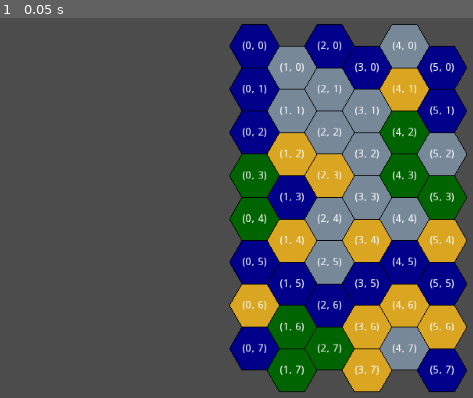
Above: before the commit, frame 1.
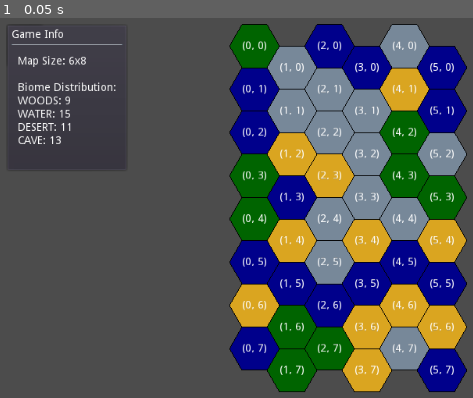
Above: after the commit, the same moment.

Repository: vgMonky/hexa_survival
Game: Godot game, scene res://hex_survival/main.tscn
Same seed, same stepped clock (60 frames per second), same inputs: the game is played once before the commit and once after it.
Inputs:
- Up to frame 1 (0.05 s): no input

The runs differ from the first frame. In frame 1, 1.8% of the frame differs, in the area x 2-59%, y 1-34%.

Commit message:
simplified State manager process when applying events

Diff:
--- a/hex_survival/game/events/map_events.gd
+++ b/hex_survival/game/events/map_events.gd
@@ -1,23 +1,51 @@
+# map_events.gd
 class_name MapEvents
 extends Reference
 
-const SET_BIOMES = "set_biomes"
+class SetBiomesHandler extends Reference:
+	func process(state: GameState) -> Dictionary:
+		var new_hexes = {}
+		for pos in state.map_data.hexes:
+			var hex_data = state.map_data.hexes[pos].duplicate(true)
+			var biome_type = BiomeTypes.get_random_type()
+			hex_data.biome = biome_type
+			hex_data.biome_data = BiomeTypes.get_data(biome_type)
+			new_hexes[pos] = hex_data
 
-static func set_biomes() -> Dictionary:
-	return {
-		"type": SET_BIOMES
-	}
+		state.map_data.hexes = new_hexes
+		return {
+			"type": "set_biomes",
+			"hexes": new_hexes
+		}
 
-static func process_set_biomes(state: GameState) -> Dictionary:
-	var new_hexes = {}
-	for pos in state.map_data.hexes:
-		var hex_data = state.map_data.hexes[pos].duplicate(true)
-		var biome_type = BiomeTypes.get_random_type()
-		hex_data.biome = biome_type
-		hex_data.biome_data = BiomeTypes.get_data(biome_type)
-		new_hexes[pos] = hex_data
+class TransformBiomeHandler extends Reference:
+	var position: Vector2
+	var new_biome: String
 
-	return {
-		"type": SET_BIOMES,
-		"hexes": new_hexes
-	}
+	func _init(pos: Vector2, biome: String):
+		position = pos
+		new_biome = biome
+
+	func process(state: GameState) -> Dictionary:
+		if not state.map_data.hexes.has(position):
+			return {}  # Return empty if position invalid
+
+		var hex_data = state.map_data.hexes[position].duplicate(true)
+		hex_data.biome = new_biome
+		hex_data.biome_data = BiomeTypes.get_data(new_biome)
+		state.map_data.hexes[position] = hex_data
+
+		return {
+			"type": "transform_biome",
+			"position": position,
+			"old_biome": state.map_data.hexes[position].biome,
+			"new_biome": new_biome
+		}
+
+static func set_biomes() -> StateChange:
+	var handler = SetBiomesHandler.new()
+	return StateChange.new(handler, "process")
+
+static func transform_biome(pos: Vector2, new_biome: String) -> StateChange:
+	var handler = TransformBiomeHandler.new(pos, new_biome)
+	return StateChange.new(handler, "process")
--- a/hex_survival/game/state/game_state.gd
+++ b/hex_survival/game/state/game_state.gd
@@ -1,10 +1,16 @@
-# game/state/game_state.gd
+# game_state.gd
 class_name GameState
 extends Reference
 
 var map_data: Dictionary
 
-func _init(width: int, height: int) -> void:
-	var map = Map.new(width, height)
-	map.initialize()
-	map_data = map.to_dict()
+func _init(width: int = 0, height: int = 0) -> void:
+	if width > 0 and height > 0:
+		var map = Map.new(width, height)
+		map.initialize()
+		map_data = map.to_dict()
+
+func duplicate() -> Reference:
+	var new_state = get_script().new()  # Creates new instance of same class
+	new_state.map_data = map_data.duplicate(true)
+	return new_state
--- /dev/null
+++ b/hex_survival/game/state/state_change.gd
@@ -0,0 +1,13 @@
+# state_change.gd
+class_name StateChange
+extends Reference
+
+var _handler: Object
+var _method: String
+
+func _init(handler_obj: Object, method_name: String):
+	_handler = handler_obj
+	_method = method_name
+
+func execute(state: GameState) -> Dictionary:
+	return _handler.call(_method, state)
--- a/hex_survival/game/state/state_manager.gd
+++ b/hex_survival/game/state/state_manager.gd
@@ -1,5 +1,18 @@
+# state_manager.gd
 class_name StateManager
 extends Node
+
+# StateManager's responsibilities:
+# 1. Hold the current game state
+# 2. Apply state changes through events
+# 3. Notify observers when state changes
+# 4. Provide queries to safely read state
+#
+# StateManager should NOT:
+# 1. Contain game logic (that goes in events)
+# 2. Modify state directly (only through events)
+# 3. Handle view/UI logic
+# 4. Store temporary/computed data
 
 signal state_updated
 
@@ -10,35 +23,17 @@
 	print("StateManager initialized")
 
 func initialize(width: int, height: int) -> void:
+	randomize()
 	current_state = GameState.new(width, height)
 	queries = StateQueries.new(self)
 	print("State initialized with map size: ", width, "x", height)
 	apply_state_change(MapEvents.set_biomes())
 	emit_signal("state_updated")
 
-func apply_state_change(event: Dictionary) -> void:
-	var changes = _process_event(event)
-	if changes.empty():
-		return
-
-	var new_state = _apply_changes(changes)
-	if new_state:
+func apply_state_change(change: StateChange) -> void:
+	var new_state = current_state.duplicate()
+	var changes = change.execute(new_state)
+	if changes:
 		current_state = new_state
 		emit_signal("state_updated")
-		print("Applied event: ", event.type)
-
-func _process_event(event: Dictionary) -> Dictionary:
-	match event.type:
-		MapEvents.SET_BIOMES:
-			return MapEvents.process_set_biomes(current_state)
-	return {}
-
-func _apply_changes(changes: Dictionary) -> GameState:
-	var new_state = GameState.new(current_state.map_data.width, current_state.map_data.height)
-	new_state.map_data = current_state.map_data.duplicate(true)
-
-	match changes.type:
-		MapEvents.SET_BIOMES:
-			new_state.map_data.hexes = changes.hexes
-
-	return new_state
+		print("Applied changes: ", changes.type)
--- a/hex_survival/main.gd
+++ b/hex_survival/main.gd
@@ -13,12 +13,18 @@
 	map_view_container = MapViewContainer.new(state_manager)
 	add_child(map_view_container)
 
+	# Create info panel
+	var info_panel = GameInfoPanel.new(state_manager)
+	add_child(info_panel)
+	info_panel.rect_position = Vector2(50, 50)  # Set initial position
 
 	# Print sample of hex information
 	print("\nSample of hex tiles:")
 	print_hex_at(Vector2(0, 0))
 	print_hex_at(Vector2(3, 2))
 	print_hex_at(Vector2(6, 4))
+
+	state_manager.apply_state_change(MapEvents.transform_biome(Vector2(0, 0), "WOODS"))
 
 func print_hex_at(pos: Vector2) -> void:
 	var hex = state_manager.queries.get_hex_at(pos)
--- /dev/null
+++ b/hex_survival/view/ui/base_ui_panel.gd
@@ -0,0 +1,62 @@
+# view/ui/base_ui_panel.gd
+class_name BaseUIPanel
+extends Control
+
+var dragging := false
+var drag_start_position := Vector2()
+var title := "Panel"
+var min_size := Vector2(200, 100)
+
+# Reference to content container for child classes
+var content_container: MarginContainer
+
+func _init(panel_title: String = "Panel") -> void:
+	title = panel_title
+	# Set up the basic structure in _init instead of _ready
+	_setup_panel()
+
+func _setup_panel() -> void:
+	# Set minimum size
+	rect_min_size = min_size
+
+	# Create panel container
+	var panel = PanelContainer.new()
+	add_child(panel)
+
+	# Create main VBox
+	var vbox = VBoxContainer.new()
+	panel.add_child(vbox)
+
+	# Create title bar
+	var title_bar = HBoxContainer.new()
+	title_bar.add_constant_override("separation", 8)
+	vbox.add_child(title_bar)
+
+	# Add title label
+	var label = Label.new()
+	label.text = title
+	label.size_flags_horizontal = SIZE_EXPAND_FILL
+	title_bar.add_child(label)
+
+	# Add separator
+	var separator = HSeparator.new()
+	vbox.add_child(separator)
+
+	# Add content container
+	content_container = MarginContainer.new()
+	content_container.add_constant_override("margin_left", 8)
+	content_container.add_constant_override("margin_right", 8)
+	content_container.add_constant_override("margin_top", 8)
+	content_container.add_constant_override("margin_bottom", 8)
+	vbox.add_child(content_container)
+
+	# Enable drag handling
+	title_bar.connect("gui_input", self, "_on_title_bar_input")
+
+func _on_title_bar_input(event: InputEvent) -> void:
+	if event is InputEventMouseButton:
+		if event.button_index == BUTTON_LEFT:
+			dragging = event.pressed
+			drag_start_position = get_local_mouse_position()
+	elif event is InputEventMouseMotion and dragging:
+		rect_position += get_local_mouse_position() - drag_start_position
--- /dev/null
+++ b/hex_survival/view/ui/game_info_panel.gd
@@ -0,0 +1,45 @@
+# view/ui/game_info_panel.gd
+class_name GameInfoPanel
+extends BaseUIPanel
+
+var state_manager: StateManager
+var info_label: Label
+
+func _init(sm: StateManager) -> void:
+	state_manager = sm
+	._init("Game Info")  # Call parent _init with title
+
+	# Create and add info label
+	info_label = Label.new()
+	content_container.add_child(info_label)
+
+	# Connect to state changes
+	state_manager.connect("state_updated", self, "_on_state_updated")
+
+	# Initial update
+	_update_info()
+
+func _on_state_updated() -> void:
+	_update_info()
+
+func _update_info() -> void:
+	var text = ""
+	var map_data = state_manager.current_state.map_data
+
+	# Map size
+	text += "Map Size: %dx%d\n" % [map_data.width, map_data.height]
+
+	# Count biomes
+	var biome_counts = {}
+	for hex in map_data.hexes.values():
+		var biome = hex.biome
+		if not biome_counts.has(biome):
+			biome_counts[biome] = 0
+		biome_counts[biome] += 1
+
+	# Display biome counts
+	text += "\nBiome Distribution:\n"
+	for biome in biome_counts:
+		text += "%s: %d\n" % [biome, biome_counts[biome]]
+
+	info_label.text = text
--- a/project.godot
+++ b/project.godot
@@ -9,10 +9,20 @@
 config_version=4
 
 _global_script_classes=[ {
+"base": "Control",
+"class": "BaseUIPanel",
+"language": "GDScript",
+"path": "res://hex_survival/view/ui/base_ui_panel.gd"
+}, {
 "base": "Reference",
 "class": "BiomeTypes",
 "language": "GDScript",
 "path": "res://hex_survival/game/data/biome_types.gd"
+}, {
+"base": "BaseUIPanel",
+"class": "GameInfoPanel",
+"language": "GDScript",
+"path": "res://hex_survival/view/ui/game_info_panel.gd"
 }, {
 "base": "Reference",
 "class": "GameState",
@@ -49,6 +59,11 @@
 "language": "GDScript",
 "path": "res://hex_survival/view/map/map_view_container.gd"
 }, {
+"base": "Reference",
+"class": "StateChange",
+"language": "GDScript",
+"path": "res://hex_survival/game/state/state_change.gd"
+}, {
 "base": "Node",
 "class": "StateManager",
 "language": "GDScript",
@@ -60,7 +75,9 @@
 "path": "res://hex_survival/game/state/queries.gd"
 } ]
 _global_script_class_icons={
+"BaseUIPanel": "",
 "BiomeTypes": "",
+"GameInfoPanel": "",
 "GameState": "",
 "HexTile": "",
 "HexView": "",
@@ -68,6 +85,7 @@
 "MapEvents": "",
 "MapView": "",
 "MapViewContainer": "",
+"StateChange": "",
 "StateManager": "",
 "StateQueries": ""
 }
